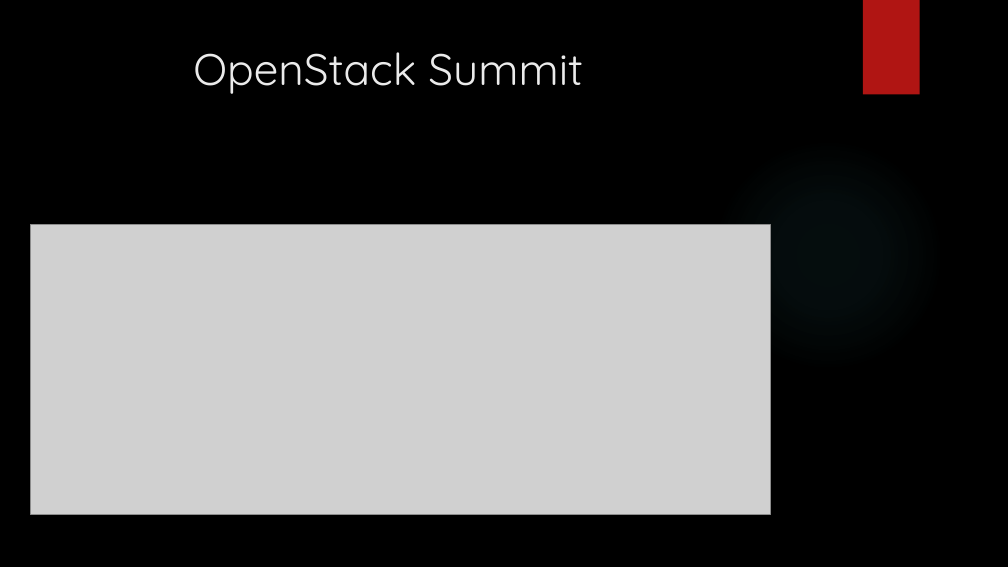
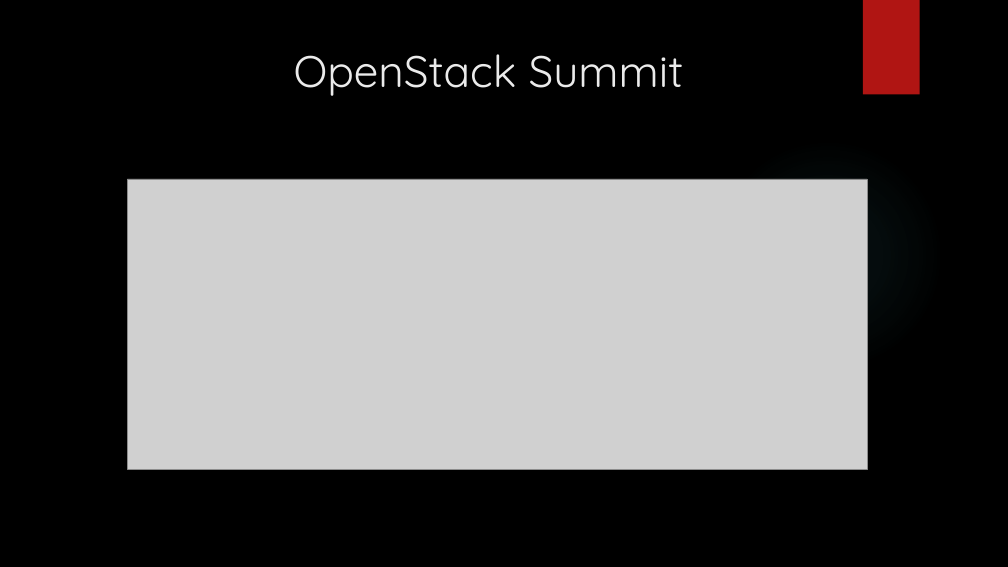
Before and after one commit to pptaj/ADS_Presentation, a slide deck: slide 10 of ADS_Presentation.pptx (slide 7 before the commit). Drawn at 1008x567 pixels with LibreOffice and Linux fonts; fonts in the diff are those of the drawing; grey boxes stand for pictures; background and template pictures are left out. Boxes give left, top, right and bottom in pixels: in the first picture for what was removed or moved away, otherwise in the second. Text is boxed around its words. In the diff, an @@ line names an element or a change of style, - is before the commit and + after.

```diff
--- a/ADS_Presentation.pptx
+++ b/ADS_Presentation.pptx
@@ title "OpenStack Summit": place and size @@
-title "OpenStack Summit" at (193, 52, 583, 94)
+title "OpenStack Summit" at (294, 54, 684, 96)
@@ picture: place and size @@
-picture at (30, 225, 770, 515)
+picture at (128, 179, 867, 470)
```
Also in this commit, not shown: 4 other slides changed, 6 slides added, 2 slides removed.
